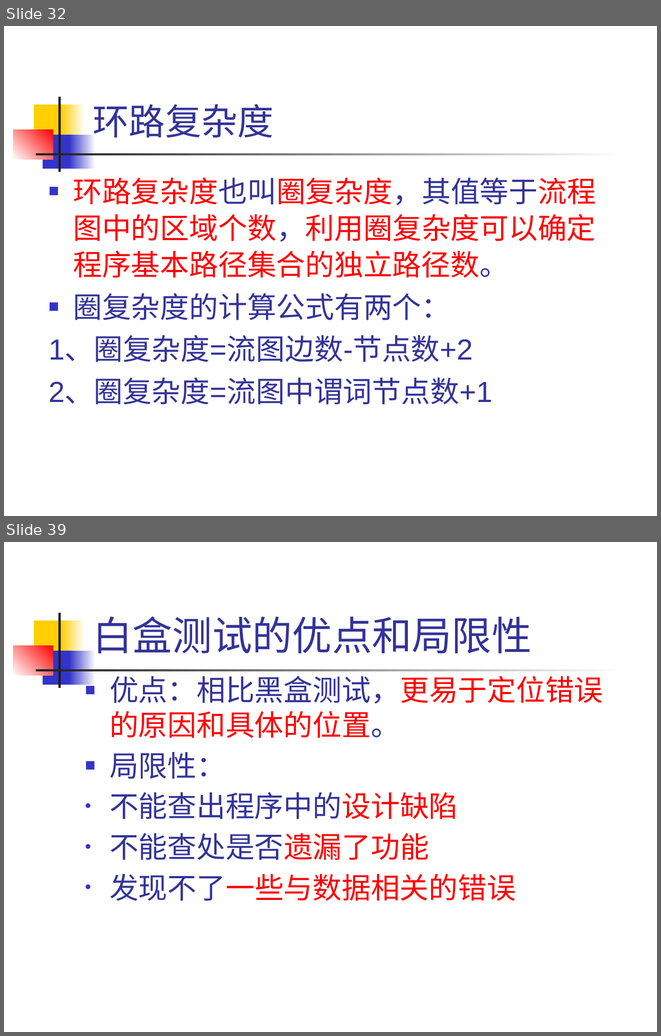
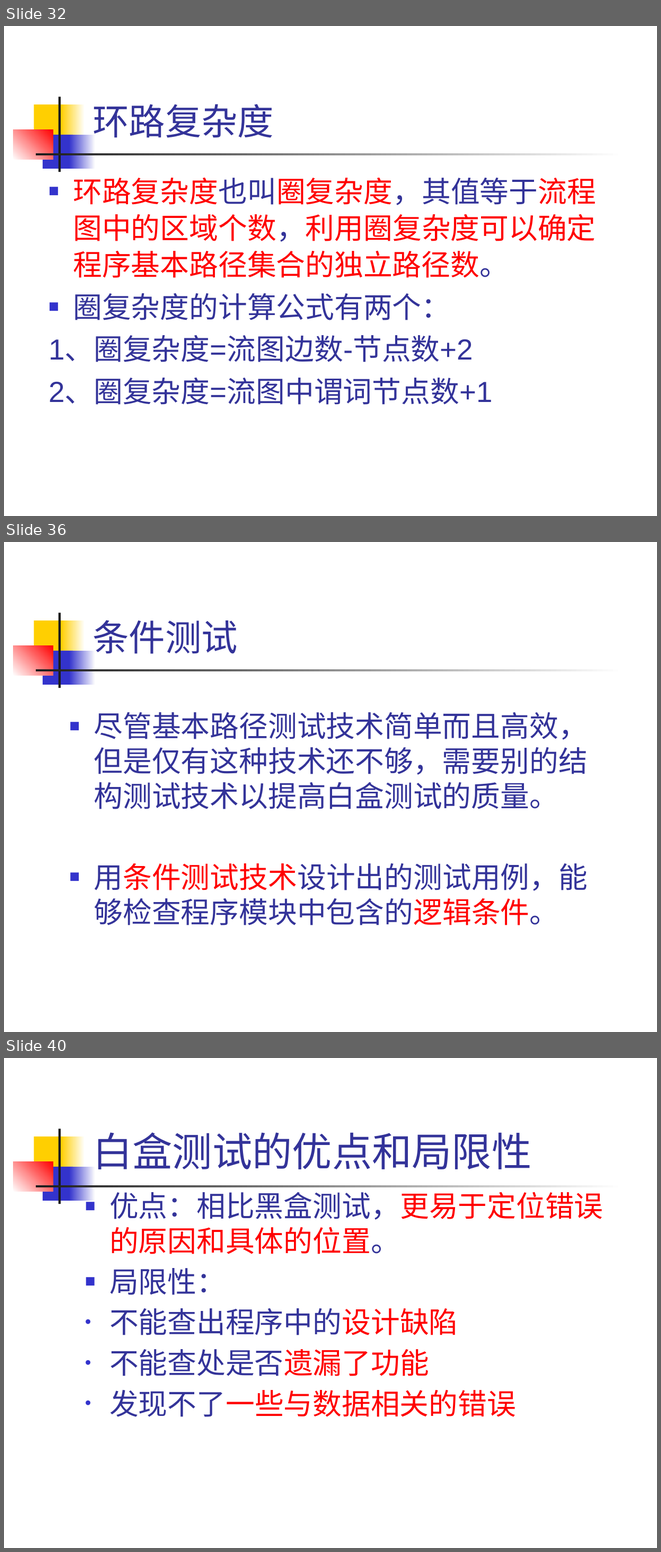
Before and after one commit to 1-518/Three-Kindoms, a slide deck: 白盒黑盒/白盒测试技术/白盒测试技术.pptx. Shown one above the other, each under a label of ours: slides 32 and 39 before the commit, slides 32, 36 and 40 after it; the slides between them are not shown. The pictures are 661x1036 and 661x1552 pixels, drawn with LibreOffice and Linux fonts; fonts in the diff are those of the drawing. Boxes give left, top, right and bottom in pixels: in the first picture for what was removed or moved away, otherwise in the second. Text is boxed around its words. In the diff, an @@ line names an element or a change of style, - is before the commit and + after.

```diff
--- a/白盒黑盒/白盒测试技术/白盒测试技术.pptx
+++ b/白盒黑盒/白盒测试技术/白盒测试技术.pptx
@@ slide 36 added at bbox=[4, 542, 657, 1032], background #FFFFFF; not listed: 7 template elements that a slide beside it also shows @@
@@ title added at bbox=[93, 620, 238, 654], 40 pt, text #333399 @@
+条件测试
@@ text added at bbox=[94, 712, 588, 925], 32 pt, text #333399 @@
+■ 尽管基本路径测试技术简单而且高效，但是仅有这种技术还不够，需要别的结构测试技术以提高白盒测试的质量。
+■ 用条件测试技术设计出的测试用例，能够检查程序模块中包含的逻辑条件。
@@ what was slide 39 is now slide 40 @@
```
Also in this commit, not shown: 9 slides changed, 1 other slide added, 1 slide removed.
